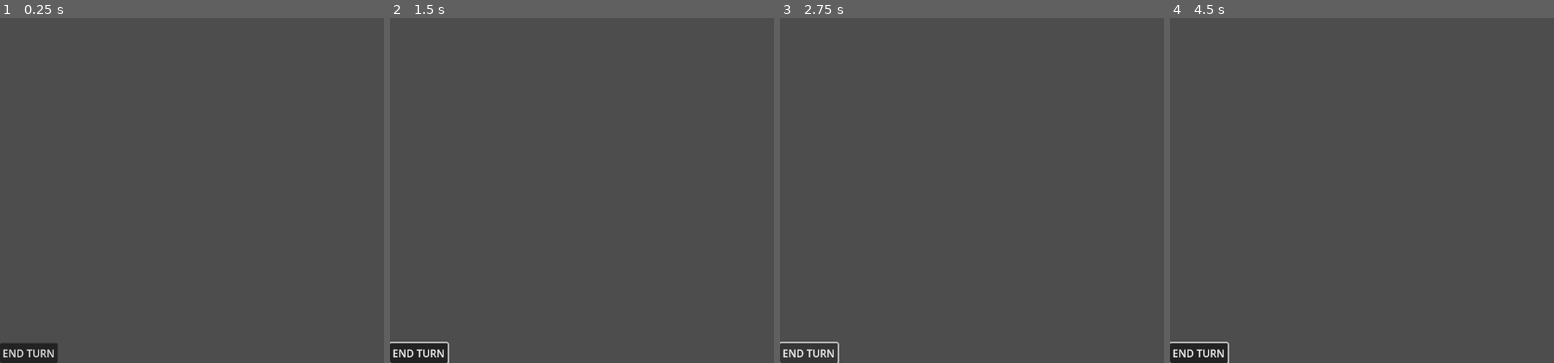
Above: before the commit, frames 1-4 (left to right).
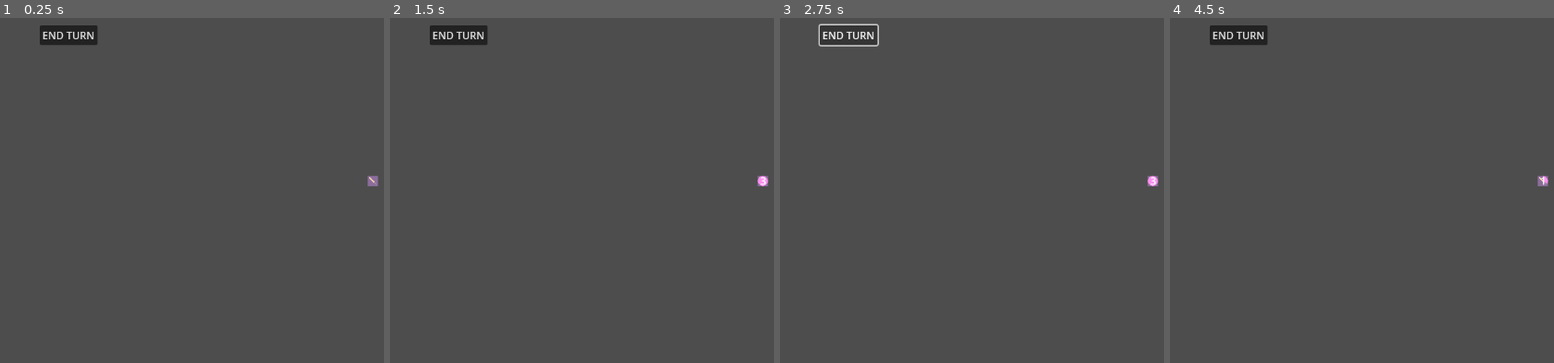
Above: after the commit, the same moments.

Repository: SamuelAlves-23/dungeon-of-shards
Game: Godot game, scene res://testing/testing_scene.tscn
Same seed, same stepped clock (60 frames per second), same inputs: the game is played once before the commit and once after it. The project has no main scene, so this scene is started directly.
Inputs (mouse positions are in pixels of both pictures, inside the frame that each line leads up to):
- Up to frame 1 (0.25 s): no input
- Up to frame 2 (1.5 s): click "END TURN" at 0.5 s; click (770, 187) at 1.27 s
- Up to frame 3 (2.75 s): click "END TURN" at 2 s
- Up to frame 4 (4.5 s): click (1550, 187) at 2.77 s; click "END TURN" at 3.5 s; click (1550, 187) at 4.27 s

The runs differ from the first frame. In frame 1, 1.7% of the frame differs, in the area x 0-99%, y 2-100%; in frame 2, 1.8%; in frame 3, 0.7%; in frame 4, 1.8%.

Commit message:
Placeholders and skillbuttons

Diff:
--- a/data/skills/basic_skills/test_attack.tres
+++ b/data/skills/basic_skills/test_attack.tres
@@ -1,13 +1,16 @@
-[gd_resource type="Resource" script_class="Skill" load_steps=4 format=3 uid="uid://dd5pl3ncw5bc"]
+[gd_resource type="Resource" script_class="Skill" load_steps=5 format=3 uid="uid://dd5pl3ncw5bc"]
 
 [ext_resource type="Script" uid="uid://qysct2fxrfu5" path="res://strategies/effect_strategy.gd" id="1_833nd"]
 [ext_resource type="Script" uid="uid://dgjo5ko0fl22s" path="res://strategies/skill_strategy.gd" id="1_hn2ul"]
 [ext_resource type="Resource" uid="uid://d0m3auu7ge13t" path="res://data/effects/damage/strength_attack.tres" id="2_t0g2s"]
+[ext_resource type="Texture2D" uid="uid://b6dgauhq35yqn" path="res://assets/placeholders/sword_icon.png" id="3_t0g2s"]
 
 [resource]
 script = ExtResource("1_hn2ul")
 display_name = "Test attack"
 description = "Attack for testing. 100% damage."
 action_cost = 2
+cooldown = 3
 effects = Array[ExtResource("1_833nd")]([ExtResource("2_t0g2s")])
+icon = ExtResource("3_t0g2s")
 metadata/_custom_type_script = "uid://dgjo5ko0fl22s"
--- a/globals/signals.gd
+++ b/globals/signals.gd
@@ -6,5 +6,5 @@
 signal hp_changed(unit, amount)
 
 signal skill_used(unit, skill)
-
+signal skill_pressed(skill)
 signal stat_changed()
--- a/project.godot
+++ b/project.godot
@@ -18,3 +18,7 @@
 
 Constants="*res://globals/constants.gd"
 Signals="*res://globals/signals.gd"
+
+[rendering]
+
+textures/canvas_textures/default_texture_filter=0
--- /dev/null
+++ b/scenes/skill_button.tscn
@@ -0,0 +1,44 @@
+[gd_scene load_steps=4 format=3 uid="uid://b7lw4cw31pi2t"]
+
+[ext_resource type="Script" uid="uid://crd5h1wavvth0" path="res://scripts/skill_button.gd" id="1_n3pki"]
+[ext_resource type="Resource" uid="uid://dd5pl3ncw5bc" path="res://data/skills/basic_skills/test_attack.tres" id="2_ka5vw"]
+[ext_resource type="Texture2D" uid="uid://cu3ec2plbpn5s" path="res://assets/placeholders/skill_cd.png" id="2_xafvn"]
+
+[node name="SkillButton" type="Control"]
+layout_mode = 3
+anchors_preset = 15
+anchor_right = 1.0
+anchor_bottom = 1.0
+grow_horizontal = 2
+grow_vertical = 2
+script = ExtResource("1_n3pki")
+skill = ExtResource("2_ka5vw")
+
+[node name="IconButton" type="TextureButton" parent="."]
+layout_mode = 0
+offset_right = 40.0
+offset_bottom = 40.0
+
+[node name="Cooldown" type="Control" parent="."]
+visible = false
+anchors_preset = 0
+
+[node name="CDProgress" type="TextureProgressBar" parent="Cooldown"]
+modulate = Color(1, 0.58431375, 1, 1)
+layout_mode = 0
+offset_right = 16.0
+offset_bottom = 16.0
+max_value = 5.0
+value = 3.0
+fill_mode = 4
+texture_progress = ExtResource("2_xafvn")
+
+[node name="CDlabel" type="Label" parent="Cooldown"]
+layout_mode = 0
+offset_left = 4.0
+offset_top = -4.0
+offset_right = 14.0
+offset_bottom = 19.0
+text = "5"
+
+[connection signal="pressed" from="IconButton" to="." method="_on_icon_button_pressed"]
--- a/scenes/unit.tscn
+++ b/scenes/unit.tscn
@@ -16,7 +16,6 @@
 
 [node name="Unit" type="CharacterBody2D"]
 script = ExtResource("1_o7ajc")
-dislpay_name = "Sample Unit"
 equipment = Dictionary[int, ExtResource("3_gic7v")]({
 0: ExtResource("4_tb304"),
 1: null,
@@ -36,8 +35,6 @@
 offset_bottom = 8.0
 text = "TEST SKILL"
 
-[node name="CanvasLayer" type="CanvasLayer" parent="."]
-
-[node name="PlayerUI" parent="CanvasLayer" instance=ExtResource("5_tb304")]
+[node name="PlayerUI" parent="." instance=ExtResource("5_tb304")]
 
 [connection signal="pressed" from="Button" to="." method="_on_button_pressed"]
--- a/scripts/player_ui.gd
+++ b/scripts/player_ui.gd
@@ -1,5 +1,11 @@
-extends Control
+extends CanvasLayer
+class_name PlayerUI
+
+@onready var bar_amount: int = 3
+@onready var bar_slots: int = 9
+@onready var skills: Array
 
 
-func _on_button_pressed() -> void:
+
+func _on_end_turn_button_pressed() -> void:
 	Signals.turn_ended.emit()
--- /dev/null
+++ b/scripts/skill_button.gd
@@ -0,0 +1,40 @@
+extends Control
+class_name SkillButton
+
+@export var skill: Skill
+
+@onready var icon_button: TextureButton = $IconButton
+@onready var cd_group: Control = $Cooldown
+@onready var cd_progress: TextureProgressBar = $Cooldown/CDProgress
+@onready var cd_label: Label = $Cooldown/CDlabel
+@onready var on_cd: bool = false
+
+func _ready() -> void:
+	cd_group.mouse_filter = Control.MOUSE_FILTER_IGNORE
+	cd_label.mouse_filter = Control.MOUSE_FILTER_IGNORE
+	cd_progress.mouse_filter = Control.MOUSE_FILTER_IGNORE
+	if skill:
+		icon_button.texture_normal = skill.icon
+		cd_progress.max_value = skill.cooldown
+
+func _on_icon_button_pressed() -> void:
+	#Signals.skill_pressed.emit(skill)
+	if !on_cd:
+		skill_used()
+	else:
+		update_cd(cd_progress.value - 1)
+
+func update_cd(value: int) -> void:
+	if value == 0:
+		on_cd = false
+		cd_group.hide()
+	else:
+		cd_progress.value = value
+		cd_label.text = str(value)
+
+
+func skill_used() -> void:
+	on_cd = true
+	cd_progress.value = skill.cooldown
+	cd_label.text = str(skill.cooldown)
+	cd_group.show()
--- a/strategies/skill_strategy.gd
+++ b/strategies/skill_strategy.gd
@@ -7,6 +7,7 @@
 @export var cooldown: int
 @export var stat_requirements: Dictionary[Constants.STAT, int]
 @export var effects: Array[Effect]
+@export var icon: Texture2D
 
 var owner : Unit
 
--- a/testing/testing_scene.tscn
+++ b/testing/testing_scene.tscn
@@ -1,8 +1,9 @@
-[gd_scene load_steps=4 format=3 uid="uid://bvr43fbicox78"]
+[gd_scene load_steps=5 format=3 uid="uid://bvr43fbicox78"]
 
 [ext_resource type="PackedScene" uid="uid://cu3da4uc5ucwt" path="res://scenes/unit.tscn" id="1_gs37m"]
 [ext_resource type="Resource" uid="uid://dd5pl3ncw5bc" path="res://data/skills/basic_skills/test_attack.tres" id="2_rx4tx"]
 [ext_resource type="PackedScene" uid="uid://cq84elbprbkvi" path="res://scenes/battle_manager.tscn" id="3_cx6l1"]
+[ext_resource type="PackedScene" uid="uid://b7lw4cw31pi2t" path="res://scenes/skill_button.tscn" id="4_bsox1"]
 
 [node name="TestingScene" type="Node2D"]
 
@@ -33,3 +34,9 @@
 [node name="BattleManager" parent="." node_paths=PackedStringArray("players", "enemies") instance=ExtResource("3_cx6l1")]
 players = [NodePath("../Player")]
 enemies = [NodePath("../Unit2")]
+
+[node name="SkillButton" parent="." instance=ExtResource("4_bsox1")]
+offset_left = 573.0
+offset_top = 356.0
+offset_right = 573.0
+offset_bottom = 356.0
--- a/ui/player_ui.tscn
+++ b/ui/player_ui.tscn
@@ -2,26 +2,33 @@
 
 [ext_resource type="Script" uid="uid://x4j41033ig2s" path="res://scripts/player_ui.gd" id="1_cfom6"]
 
-[node name="PlayerUI" type="Control"]
-layout_mode = 3
-anchors_preset = 15
-anchor_right = 1.0
-anchor_bottom = 1.0
-grow_horizontal = 2
-grow_vertical = 2
+[node name="PlayerUI" type="CanvasLayer"]
 script = ExtResource("1_cfom6")
 
-[node name="HBoxContainer" type="HBoxContainer" parent="."]
+[node name="Control" type="Control" parent="."]
+layout_mode = 3
+anchors_preset = 0
+offset_right = 40.0
+offset_bottom = 40.0
+
+[node name="EndTurnButton" type="Button" parent="Control"]
+layout_mode = 0
+offset_left = 62.0
+offset_top = 121.0
+offset_right = 152.0
+offset_bottom = 152.0
+text = "END TURN"
+
+[node name="SkillBar" type="HBoxContainer" parent="Control"]
 layout_mode = 1
 anchors_preset = 12
 anchor_top = 1.0
 anchor_right = 1.0
 anchor_bottom = 1.0
+offset_top = 577.0
+offset_right = 50.0
+offset_bottom = 608.0
 grow_horizontal = 2
 grow_vertical = 0
 
-[node name="Button" type="Button" parent="HBoxContainer"]
-layout_mode = 2
-text = "END TURN"
-
-[connection signal="pressed" from="HBoxContainer/Button" to="." method="_on_button_pressed"]
+[connection signal="pressed" from="Control/EndTurnButton" to="." method="_on_end_turn_button_pressed"]
Binary file added: assets/placeholders/dagger_icon.png
Not shown, added: assets/placeholders/dagger_icon.png.import
Binary file added: assets/placeholders/shield_icon.png
Not shown, added: assets/placeholders/shield_icon.png.import
Binary file added: assets/placeholders/skill_bar.png
Not shown, added: assets/placeholders/skill_bar.png.import
Binary file added: assets/placeholders/skill_cd.png
Not shown, added: assets/placeholders/skill_cd.png.import
Binary file added: assets/placeholders/staff_icon.png
Not shown, added: assets/placeholders/staff_icon.png.import
Binary file added: assets/placeholders/sword_icon.png
Not shown, added: assets/placeholders/sword_icon.png.import
(and 1 more such lines)
